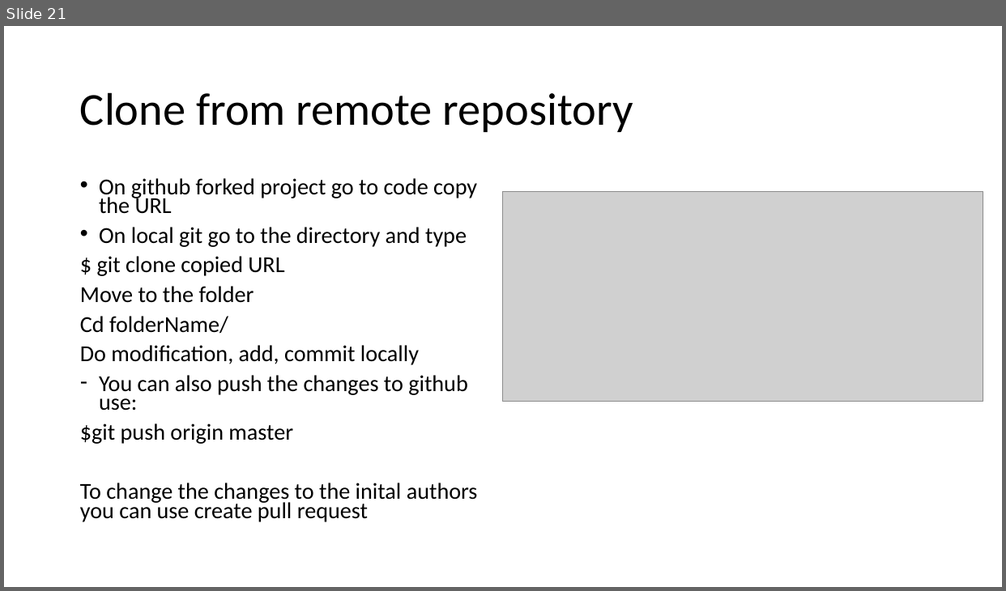
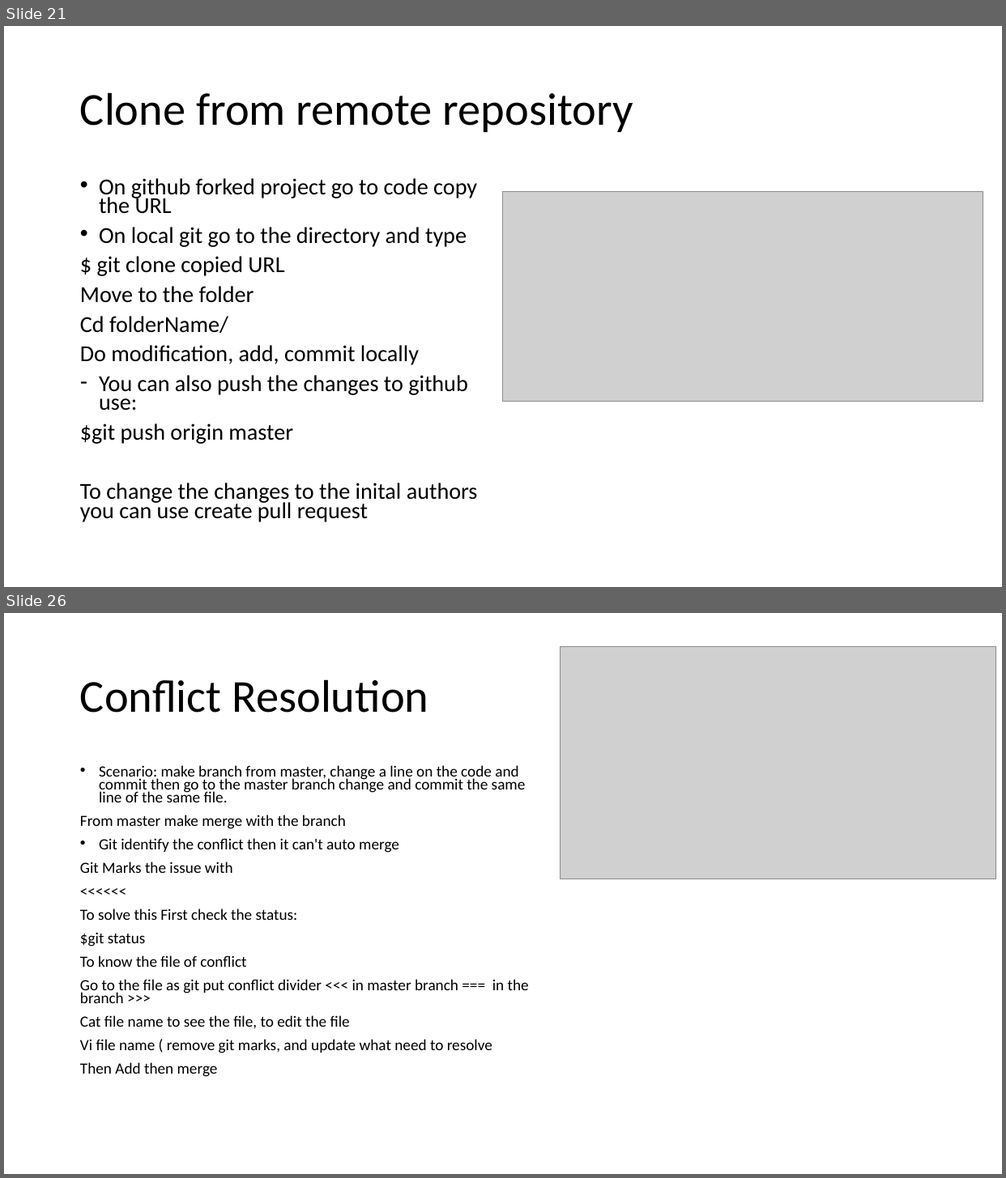
Before and after one commit to Kawthersaeedi/GitProgictTo-learn-, a slide deck: Git and Github ppt.odp. Shown one above the other, each under a label of ours: slide 21 before the commit, slides 21 and 26 after it; the slides between them are not shown. The pictures are 1006x591 and 1006x1178 pixels, drawn with LibreOffice and Linux fonts; fonts in the diff are those of the drawing; grey boxes stand for pictures. Boxes give left, top, right and bottom in pixels: in the first picture for what was removed or moved away, otherwise in the second. Text is boxed around its words. In the diff, an @@ line names an element or a change of style, - is before the commit and + after.

```diff
--- a/Git and Github ppt.odp
+++ b/Git and Github ppt.odp
@@ slide 26 added at (4, 613, 1002, 1174), background #FFFFFF @@
@@ picture added at (560, 647, 997, 879) @@
@@ title added at (80, 679, 428, 713), 44 pt, text #000000 @@
+Conflict Resolution
@@ text added at (80, 765, 529, 1077), 15 pt, text #000000 @@
+• Scenario: make branch from master, change a line on the code and commit then go to the master branch change and commit the same line of the same file.
+From master make merge with the branch
+• Git identify the conflict then it can't auto merge
+Git Marks the issue with
+<<<<<<
+To solve this First check the status:
+$git status
+To know the file of conflict
+Go to the file as git put conflict divider <<< in master branch === in the branch >>>
+Cat file name to see the file, to edit the file
+Vi file name ( remove git marks, and update what need to resolve
+Then Add then merge
```
Also in this commit, not shown: 4 other slides added.
